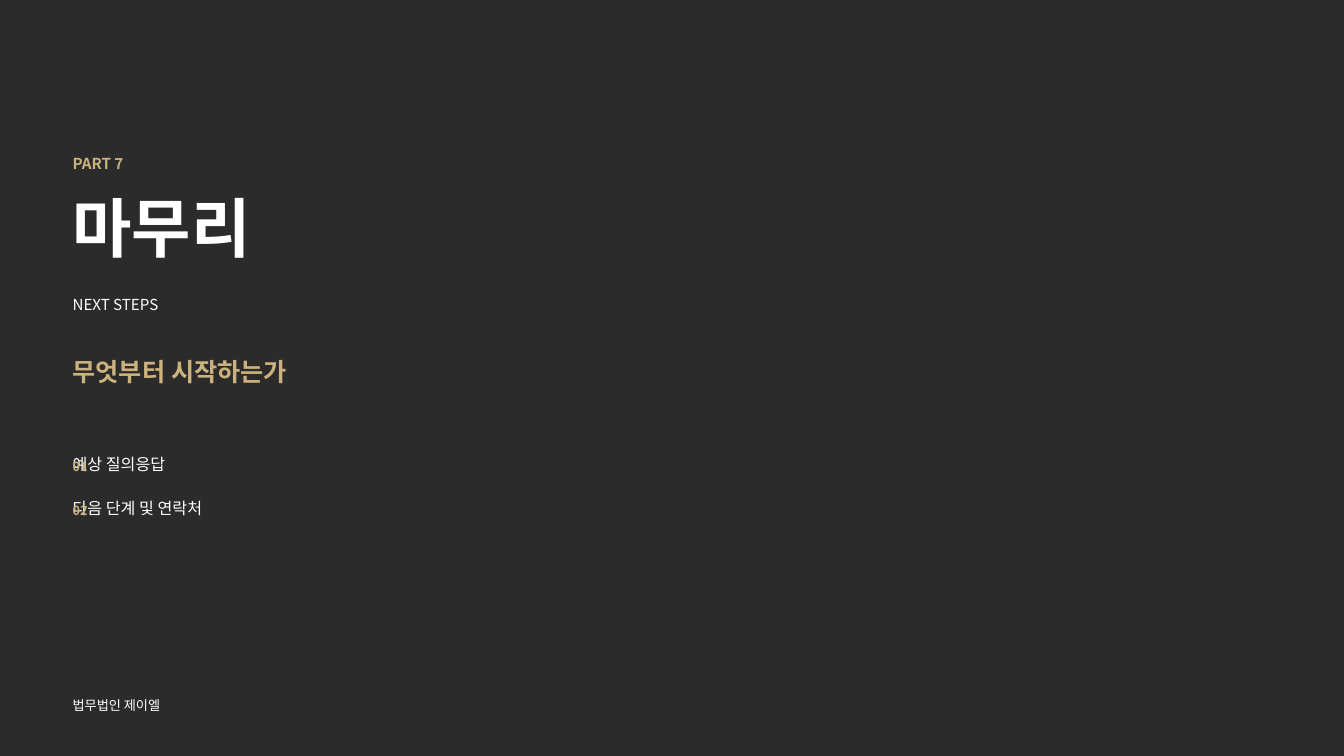
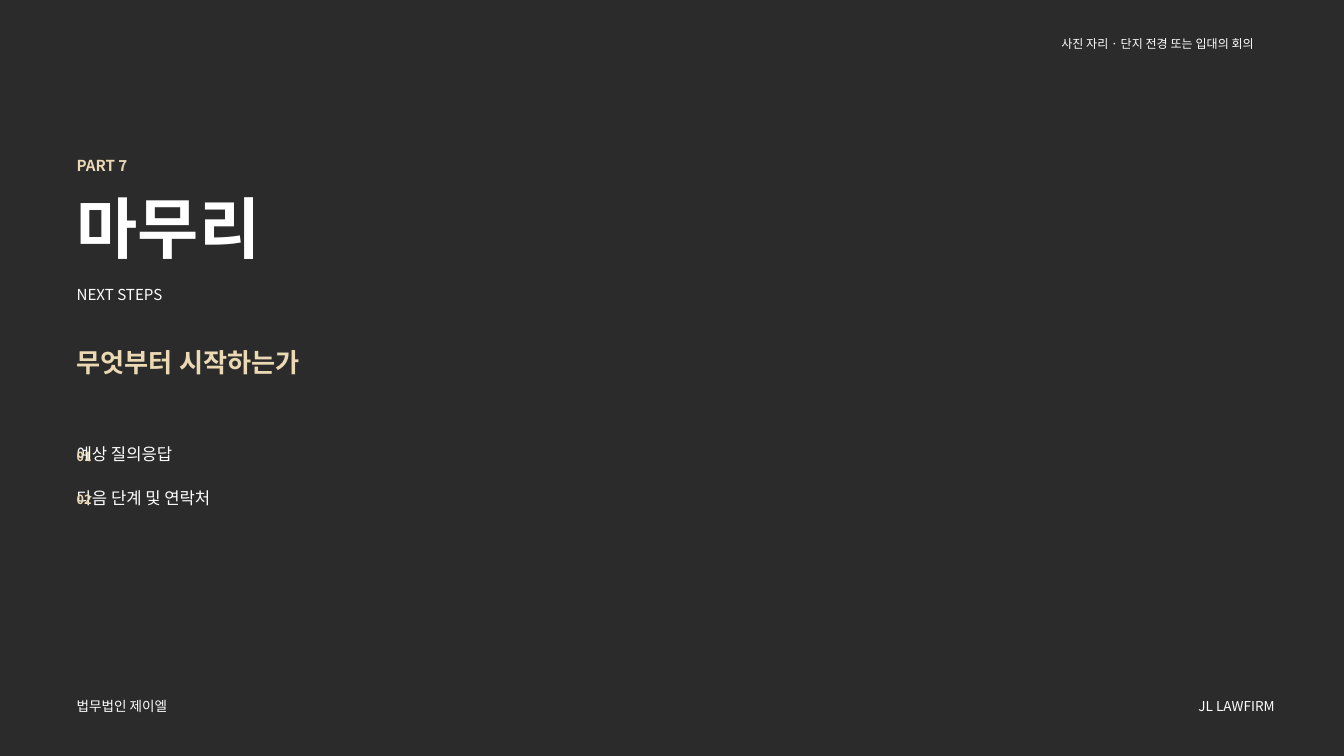
Before and after one commit to kingjin77-rgb/jl-magazine, a slide deck: slide 88 of template/design/preview/JL_하자소송_기본제안서.pptx (slide 85 before the commit). Drawn at 1344x756 pixels with LibreOffice and Linux fonts; fonts in the diff are those of the drawing; background and template pictures are left out; a plain dark background stands for a picture behind light text. Boxes give left, top, right and bottom in pixels: in the first picture for what was removed or moved away, otherwise in the second. Text is boxed around its words. In the diff, an @@ line names an element or a change of style, - is before the commit and + after.

```diff
--- a/template/design/preview/JL_하자소송_기본제안서.pptx
+++ b/template/design/preview/JL_하자소송_기본제안서.pptx
@@ text added at [1061,38,1254,49], 8.6 pt, text #FFFFFF @@
+사진 자리 · 단지 전경 또는 입대의 회의
@@ text "마무리" at [77,197,261,259]: size 46.1 to 47.5 pt; line spacing 55.3pt to 55.1pt @@
@@ text "NEXT STEPS": place and size @@
-text "NEXT STEPS" at [73,298,158,310]
+text "NEXT STEPS" at [77,288,162,300]
@@ text "무엇부터 시작하는가": place and size @@
-text "무엇부터 시작하는가" at [73,360,287,384]
+text "무엇부터 시작하는가" at [77,350,300,375]
@@ text "무엇부터 시작하는가" at [77,350,300,375]: size 18 to 18.7 pt, text colour #CBB27E to #EBD9B4; line spacing 25.2pt to 26.2pt @@
@@ text "01": place and size @@
-text "01" at [73,458,88,475]
+text "01" at [77,447,92,464]
@@ text "예상 질의응답": place and size @@
-text "예상 질의응답" at [73,456,165,472]
+text "예상 질의응답" at [77,446,172,462]
@@ text "예상 질의응답" at [77,446,172,462]: size 11.5 to 11.9 pt; line spacing 16.1pt to 16.6pt @@
@@ text "다음 단계 및 연락처" at [77,490,210,506]: size 11.5 to 11.9 pt; line spacing 16.1pt to 16.6pt @@
@@ text "다음 단계 및 연락처": place and size @@
-text "다음 단계 및 연락처" at [73,500,203,516]
+text "다음 단계 및 연락처" at [77,490,210,506]
@@ text colour #CBB27E to #EBD9B4 in 3 elements at [77,160,127,171], [77,447,92,464], [77,491,92,505] @@
@@ text "02": place and size @@
-text "02" at [73,502,88,515]
+text "02" at [77,491,92,505]
@@ text "법무법인 제이엘" at [77,700,167,712]: size 9.4 to 9.7 pt; line spacing 13.1pt to 13.6pt @@
@@ text added at [1198,701,1275,711], 9.7 pt, text #FFFFFF @@
+JL LAWFIRM
```
Also in this commit, not shown: 91 other slides changed, 3 slides added, 2 other files.
